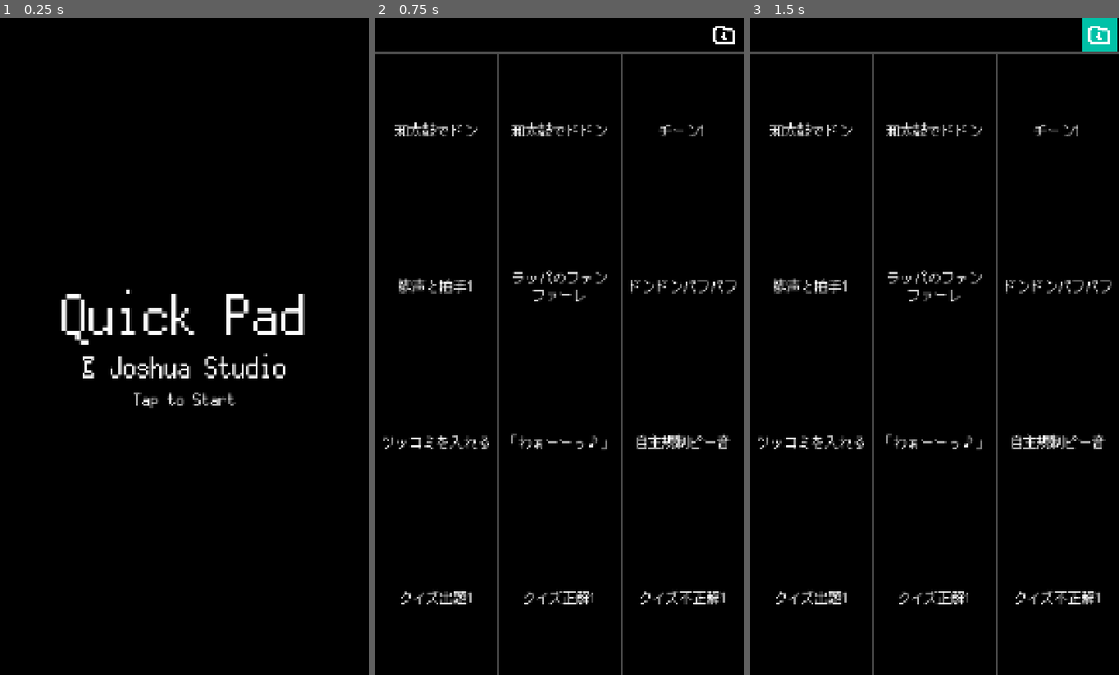
Above: before the commit, frames 1-3 (left to right).
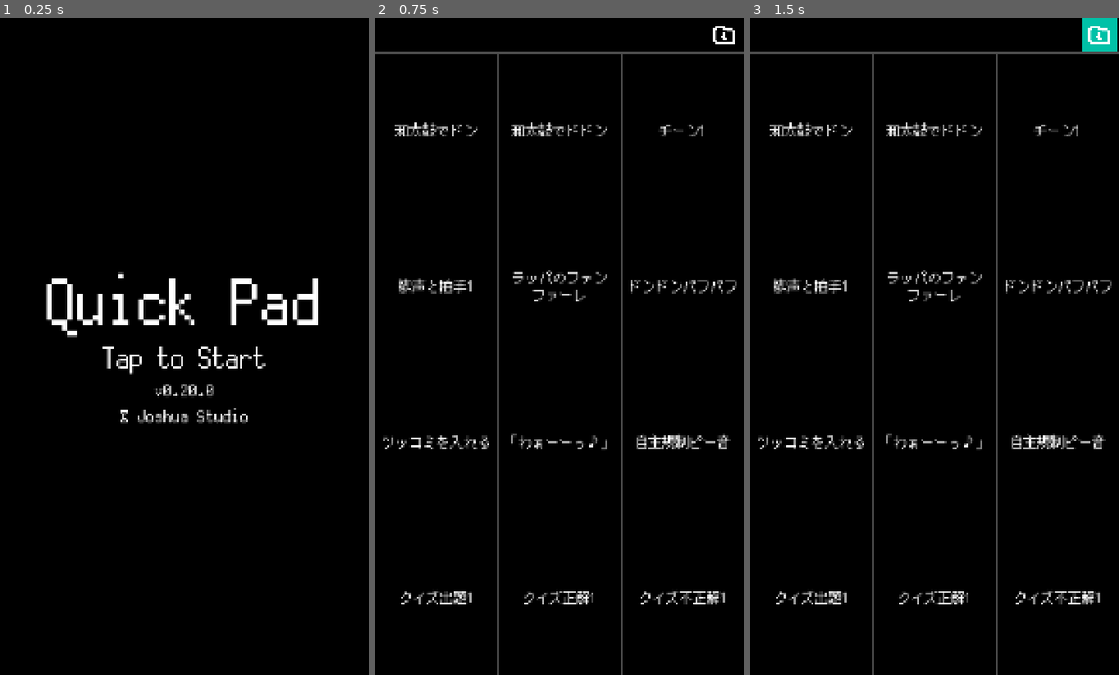
Above: after the commit, the same moments.

Repository: joshuafolkken/quick-pad
Game: Godot game, scene res://scenes/title.tscn
Same seed, same stepped clock (60 frames per second), same inputs: the game is played once before the commit and once after it. Sound files missing from this copy of the repository are replaced by a short silence.
Inputs (mouse positions are in pixels of both pictures, inside the frame that each line leads up to):
- Up to frame 1 (0.25 s): no input
- Up to frame 2 (0.75 s): click (559, 346) at 0.5 s
- Up to frame 3 (1.5 s): click (1100, 37) at 1.25 s

The runs differ from the first frame. In frame 1, 4.0% of the frame differs, in the area x 12-87%, y 38-62%; in frame 2, nothing differs; in frame 3, nothing differs.

Commit message:
show version #24

Diff:
--- a/project.godot
+++ b/project.godot
@@ -11,7 +11,7 @@
 [application]
 
 config/name="Quick Pad"
-config/version="0.19.0"
+config/version="0.20.0"
 run/main_scene="uid://b630j6sxy1blx"
 config/features=PackedStringArray("4.4", "Forward Plus")
 config/icon="res://icon.svg"
--- a/scenes/title.gd
+++ b/scenes/title.gd
@@ -1,6 +1,11 @@
 extends Node2D
 
 @onready var _button: TextureButton = $CanvasLayer/TextureButton
+@onready var _version_label: Label = $CanvasLayer/VBoxContainer/VersionLabel
+
+
+func _ready() -> void:
+	_version_label.text = "v%s" % ProjectSettings.get_setting("application/config/version")
 
 
 func _on_texture_button_pressed() -> void:
--- a/scenes/title.tscn
+++ b/scenes/title.tscn
@@ -31,20 +31,26 @@
 
 [node name="Label" type="Label" parent="CanvasLayer/VBoxContainer"]
 layout_mode = 2
-theme_override_font_sizes/font_size = 160
+theme_override_font_sizes/font_size = 180
 text = "Quick Pad"
+horizontal_alignment = 1
+
+[node name="Label3" type="Label" parent="CanvasLayer/VBoxContainer"]
+layout_mode = 2
+theme_override_font_sizes/font_size = 80
+text = "Tap to Start"
+horizontal_alignment = 1
+
+[node name="VersionLabel" type="Label" parent="CanvasLayer/VBoxContainer"]
+layout_mode = 2
+theme_override_font_sizes/font_size = 50
+text = "%VERSION%"
 horizontal_alignment = 1
 
 [node name="Label2" type="Label" parent="CanvasLayer/VBoxContainer"]
 layout_mode = 2
-theme_override_font_sizes/font_size = 80
+theme_override_font_sizes/font_size = 50
 text = "© Joshua Studio"
-horizontal_alignment = 1
-
-[node name="Label3" type="Label" parent="CanvasLayer/VBoxContainer"]
-layout_mode = 2
-theme_override_font_sizes/font_size = 50
-text = "Tap to Start"
 horizontal_alignment = 1
 
 [node name="TextureButton" type="TextureButton" parent="CanvasLayer"]
